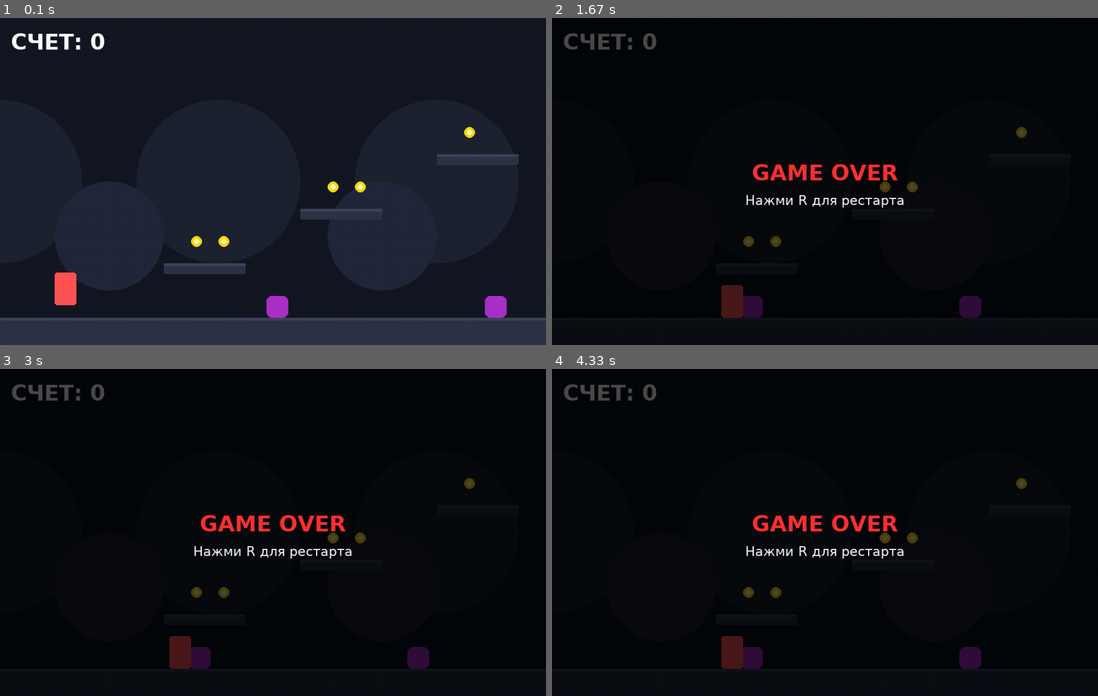
Above: before the commit, frames 1-4 (two rows, left to right).
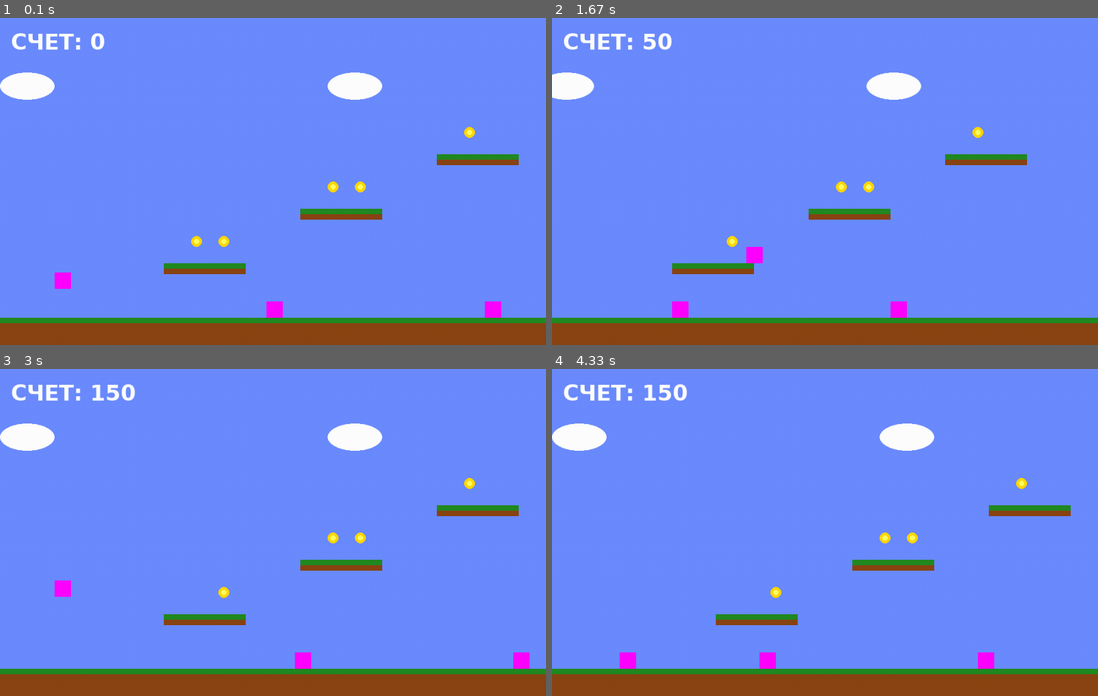
Above: after the commit, the same moments.

Repository: Folombas/PyGame2026
Game: pygame game, started from mario_game/main.py
The game is run twice, just before and just after one commit, with the same random seed, the same clock (stepped at 60 frames per second) and the same inputs.
Inputs:
- Up to frame 1 (0.1 s): no input
- Up to frame 2 (1.67 s): hold Right 0.33-0.8 s; hold Up 0.83-1.13 s; hold Right 1.17-1.63 s
- Up to frame 3 (3 s): hold Left 1.67-2.2 s; hold Left 2.23-2.63 s; hold Up from 2.67 s (still down)
- Up to frame 4 (4.33 s): release Up at 3.03 s; hold Right 3.07-3.7 s; hold Left 3.73-4.2 s; hold Left from 4.23 s (still down)

The runs differ from the first frame. In frame 1, 100% of the frame differs, in the area x 0-100%, y 0-100%; in frame 2, 100%; in frame 3, 100%; in frame 4, 100%.

Commit message:
Commit 23: Заменены примитивы на оригинальные спрайты Mario (NES)

Diff:
--- a/mario_game/main.py
+++ b/mario_game/main.py
@@ -1,7 +1,7 @@
 import pygame
 import sys
+import os
 import math
-import random
 
 # --- Настройки ---
 WIDTH, HEIGHT = 1000, 600
@@ -10,45 +10,43 @@
 JUMP_STRENGTH = -15
 PLAYER_SPEED = 6
 
-BG_COLOR = (20, 24, 35)
-PLATFORM_COLOR = (45, 52, 71)
-TEXT_COLOR = (255, 255, 255)
-
-# --- Инициализация и загрузка ассетов ---
+BG_COLOR = (107, 140, 255)  # Классический голубой фон неба
+PLATFORM_COLOR = (139, 69, 19) # Коричневый цвет земли
+
+# --- Инициализация ---
 pygame.init()
 pygame.mixer.init()
 
-# Звуки
+# --- Загрузка звуков ---
 try:
     snd_jump = pygame.mixer.Sound("assets/sounds/jump.wav")
     snd_coin = pygame.mixer.Sound("assets/sounds/coin.wav")
-    snd_hit = pygame.mixer.Sound("assets/sounds/hit.wav")
-    snd_win = pygame.mixer.Sound("assets/sounds/win.wav")
+    snd_stomp = pygame.mixer.Sound("assets/sounds/stomp.wav")
+    snd_gameover = pygame.mixer.Sound("assets/sounds/gameover.wav")
+    snd_win = pygame.mixer.Sound("assets/sounds/stage_clear.wav")
 except Exception as e:
     print(f"Ошибка загрузки звуков: {e}")
-    # Заглушки, если звуки не скачались
-    snd_jump = snd_coin = snd_hit = snd_win = None
-
+    snd_jump = snd_coin = snd_stomp = snd_gameover = snd_win = None
+
+# --- Нарезка спрайтов ---
 class SpriteSheet:
     def __init__(self, filename, frame_w, frame_h):
         try:
             self.sheet = pygame.image.load(filename).convert_alpha()
         except Exception as e:
-            print(f"Ошибка загрузки спрайта {filename}: {e}")
+            print(f"Ошибка загрузки {filename}: {e}")
             self.sheet = pygame.Surface((frame_w, frame_h), pygame.SRCALPHA)
-            pygame.draw.rect(self.sheet, (255, 0, 255), (0, 0, frame_w, frame_h)) # Розовый квадрат при ошибке
-
+            pygame.draw.rect(self.sheet, (255, 0, 255), (0, 0, frame_w, frame_h))
         self.frame_w = frame_w
         self.frame_h = frame_h
-        self.cols = self.sheet.get_width() // frame_w
-        self.rows = self.sheet.get_height() // frame_h
         self.frames = []
         self.load_frames()
 
     def load_frames(self):
-        for y in range(self.rows):
-            for x in range(self.cols):
-                rect = pygame.Rect(x * self.frame_w, y * self.frame_h, self.frame_w, self.frame_h)
+        sheet_w, sheet_h = self.sheet.get_size()
+        for y in range(0, sheet_h, self.frame_h):
+            for x in range(0, sheet_w, self.frame_w):
+                rect = pygame.Rect(x, y, self.frame_w, self.frame_h)
                 image = self.sheet.subsurface(rect)
                 self.frames.append(image)
 
@@ -57,42 +55,25 @@
             return self.frames[index]
         return self.frames[0]
 
-# Загружаем спрайты (пути могут отличаться в зависимости от версии Kenney pack)
-# Ищем файлы в папке assets/sprites/kenney
-import os
-sprite_path = "assets/sprites/kenney/PNG/Players/playerGreen_stand.png"
-if not os.path.exists(sprite_path):
-    # Пробуем другие возможные пути
-    for root, dirs, files in os.walk("assets/sprites/kenney"):
-        for file in files:
-            if "player" in file.lower() and file.endswith(".png") and "stand" in file.lower():
-                sprite_path = os.path.join(root, file)
-                break
-
-# Создаем спрайт-листы (упрощенно: один кадр для стояния, один для прыжка)
-# В реальном проекте нужно нарезать анимацию бега
-player_stand = SpriteSheet(sprite_path, 64, 64).get_frame(0) if os.path.exists(sprite_path) else None
-player_jump = player_stand # Заглушка
-
-# Для врага ищем спрайт
-enemy_path = None
-for root, dirs, files in os.walk("assets/sprites/kenney"):
-    for file in files:
-        if "slime" in file.lower() and file.endswith(".png"):
-            enemy_path = os.path.join(root, file)
-            break
-enemy_sprite = SpriteSheet(enemy_path, 64, 64).get_frame(0) if enemy_path else None
+# Загружаем Марио (в оригинале кадры 16x16, но в файле они могут быть крупнее)
+mario_sheet = SpriteSheet("assets/sprites/smallmariosheet.png", 16, 16)
+# Берем кадр для стояния (обычно первый) и прыжка
+mario_stand = mario_sheet.get_frame(0)
+mario_jump = mario_sheet.get_frame(1) if len(mario_sheet.frames) > 1 else mario_stand
+
+# Загружаем врага (Гумба)
+enemy_sheet = SpriteSheet("assets/sprites/enemysheet.png", 16, 16)
+enemy_sprite = enemy_sheet.get_frame(0)
 
 # --- Классы ---
 class Player:
     def __init__(self, x, y):
-        self.rect = pygame.Rect(x, y, 40, 60)
+        self.rect = pygame.Rect(x, y, 30, 30) # Хитбокс
         self.vx = 0
         self.vy = 0
         self.on_ground = False
         self.alive = True
         self.facing_right = True
-        self.anim_timer = 0
 
     def update(self, keys, platforms):
         self.vx = 0
@@ -137,18 +118,10 @@
         draw_rect = self.rect.copy()
         draw_rect.x -= cam_x
 
-        # Выбираем спрайт
-        if not self.on_ground and player_jump:
-            img = player_jump
-        elif player_stand:
-            img = player_stand
-        else:
-            # Заглушка, если спрайтов нет
-            pygame.draw.rect(screen, (255, 85, 85), draw_rect, border_radius=5)
-            return
-
-        # Масштабируем и отражаем при необходимости
-        scaled_img = pygame.transform.scale(img, (self.rect.width, self.rect.height))
+        img = mario_jump if not self.on_ground else mario_stand
+
+        # Масштабируем спрайт (в оригинале 16x16, нам нужно 30x30)
+        scaled_img = pygame.transform.scale(img, (30, 30))
         if not self.facing_right:
             scaled_img = pygame.transform.flip(scaled_img, True, False)
 
@@ -161,12 +134,13 @@
     def draw(self, screen, cam_x):
         draw_rect = self.rect.copy()
         draw_rect.x -= cam_x
-        pygame.draw.rect(screen, PLATFORM_COLOR, draw_rect, border_radius=3)
-        pygame.draw.rect(screen, (60, 70, 90), (draw_rect.x, draw_rect.y, draw_rect.width, 5), border_radius=3)
+        # Рисуем землю (коричневый прямоугольник с травой сверху)
+        pygame.draw.rect(screen, (139, 69, 19), draw_rect) # Земля
+        pygame.draw.rect(screen, (34, 139, 34), (draw_rect.x, draw_rect.y, draw_rect.width, 10)) # Трава
 
 class Enemy:
     def __init__(self, x, y):
-        self.rect = pygame.Rect(x, y, 40, 40)
+        self.rect = pygame.Rect(x, y, 30, 30)
         self.vx = -2
         self.alive = True
 
@@ -182,11 +156,12 @@
         draw_rect = self.rect.copy()
         draw_rect.x -= cam_x
 
-        if enemy_sprite:
-            scaled_img = pygame.transform.scale(enemy_sprite, (self.rect.width, self.rect.height))
-            screen.blit(scaled_img, (draw_rect.x, draw_rect.y))
-        else:
-            pygame.draw.rect(screen, (170, 50, 200), draw_rect, border_radius=10)
+        scaled_img = pygame.transform.scale(enemy_sprite, (30, 30))
+        # Отражаем Гумбу в зависимости от направления
+        if self.vx > 0:
+            scaled_img = pygame.transform.flip(scaled_img, True, False)
+
+        screen.blit(scaled_img, (draw_rect.x, draw_rect.y))
 
 class Coin:
     def __init__(self, x, y):
@@ -197,8 +172,9 @@
         if not self.collected:
             draw_rect = self.rect.copy()
             draw_rect.x -= cam_x
+            # Рисуем монетку (желтый кружок с бликом)
             pygame.draw.circle(screen, (255, 215, 0), draw_rect.center, 10)
-            pygame.draw.circle(screen, (255, 255, 200), draw_rect.center, 5)
+            pygame.draw.circle(screen, (255, 255, 100), draw_rect.center, 5)
 
 class Goal:
     def __init__(self, x, y):
@@ -207,8 +183,10 @@
     def draw(self, screen, cam_x):
         draw_rect = self.rect.copy()
         draw_rect.x -= cam_x
-        pygame.draw.rect(screen, (50, 255, 150), draw_rect, border_radius=5)
-        pygame.draw.polygon(screen, (255, 255, 255), [(draw_rect.centerx, draw_rect.y), (draw_rect.centerx + 30, draw_rect.y + 20), (draw_rect.centerx, draw_rect.y + 40)])
+        # Рисуем флагшток
+        pygame.draw.rect(screen, (200, 200, 200), (draw_rect.centerx, draw_rect.y, 5, draw_rect.height))
+        # Рисуем флаг
+        pygame.draw.polygon(screen, (50, 255, 50), [(draw_rect.centerx + 5, draw_rect.y + 10), (draw_rect.centerx + 40, draw_rect.y + 25), (draw_rect.centerx + 5, draw_rect.y + 40)])
 
 # --- Создание уровня ---
 def create_level():
@@ -230,23 +208,17 @@
     coins.append(Coin(850, 200))
     coins.append(Coin(1150, 350))
 
-    enemies.append(Enemy(500, HEIGHT - 90))
-    enemies.append(Enemy(900, HEIGHT - 90))
-    enemies.append(Enemy(1300, HEIGHT - 90))
+    enemies.append(Enemy(500, HEIGHT - 80))
+    enemies.append(Enemy(900, HEIGHT - 80))
+    enemies.append(Enemy(1300, HEIGHT - 80))
 
     goal = Goal(WIDTH * 2.5, HEIGHT - 150)
 
     return platforms, enemies, coins, goal
-
-def draw_parallax_bg(screen, cam_x):
-    for i in range(0, WIDTH * 3, 400):
-        pygame.draw.circle(screen, (30, 35, 50), (i - cam_x * 0.2, 300), 150)
-    for i in range(200, WIDTH * 3, 500):
-        pygame.draw.circle(screen, (35, 40, 60), (i - cam_x * 0.5, 400), 100)
 
 def main():
     screen = pygame.display.set_mode((WIDTH, HEIGHT))
-    pygame.display.set_caption("Neon Runner (Sprite Edition)")
+    pygame.display.set_caption("Super Mario Bros - PyGame Edition")
     clock = pygame.time.Clock()
     font = pygame.font.SysFont("dejavusans", 40, bold=True)
 
@@ -273,6 +245,7 @@
             keys = pygame.key.get_pressed()
             player.update(keys, platforms)
 
+            # Плавная камера
             target_cam_x = player.rect.centerx - WIDTH // 3
             cam_x += (target_cam_x - cam_x) * 0.1
             if cam_x < 0: cam_x = 0
@@ -285,10 +258,10 @@
                             enemy.alive = False
                             player.vy = -10
                             score += 100
-                            if snd_hit: snd_hit.play()
+                            if snd_stomp: snd_stomp.play()
                         else:
                             state = "GAME_OVER"
-                            if snd_hit: snd_hit.play()
+                            if snd_gameover: snd_gameover.play()
 
             for coin in coins:
                 if not coin.collected and player.rect.colliderect(coin.rect):
@@ -302,10 +275,14 @@
 
             if not player.alive:
                 state = "GAME_OVER"
+                if snd_gameover: snd_gameover.play()
 
         # --- Отрисовка ---
         screen.fill(BG_COLOR)
-        draw_parallax_bg(screen, cam_x)
+
+        # Рисуем облака (простой параллакс)
+        for i in range(0, WIDTH * 3, 600):
+            pygame.draw.ellipse(screen, (255, 255, 255), (i - cam_x * 0.3, 100, 100, 50))
 
         for p in platforms:
             p.draw(screen, cam_x)
@@ -321,7 +298,7 @@
 
         player.draw(screen, cam_x)
 
-        score_text = font.render(f"СЧЕТ: {score}", True, TEXT_COLOR)
+        score_text = font.render(f"СЧЕТ: {score}", True, (255, 255, 255))
         screen.blit(score_text, (20, 20))
 
         if state == "GAME_OVER":
@@ -330,16 +307,16 @@
             screen.blit(overlay, (0, 0))
             go_text = font.render("GAME OVER", True, (255, 50, 50))
             screen.blit(go_text, (WIDTH//2 - go_text.get_width()//2, HEIGHT//2 - 40))
-            r_text = pygame.font.SysFont("dejavusans", 24).render("Нажми R для рестарта", True, TEXT_COLOR)
+            r_text = pygame.font.SysFont("dejavusans", 24).render("Нажми R для рестарта", True, (255, 255, 255))
             screen.blit(r_text, (WIDTH//2 - r_text.get_width()//2, HEIGHT//2 + 20))
 
         elif state == "WIN":
             overlay = pygame.Surface((WIDTH, HEIGHT), pygame.SRCALPHA)
             overlay.fill((0, 0, 0, 180))
             screen.blit(overlay, (0, 0))
-            win_text = font.render("ПОБЕДА!", True, (50, 255, 150))
+            win_text = font.render("ПОБЕДА!", True, (50, 255, 50))
             screen.blit(win_text, (WIDTH//2 - win_text.get_width()//2, HEIGHT//2 - 40))
-            r_text = pygame.font.SysFont("dejavusans", 24).render("Нажми R чтобы играть снова", True, TEXT_COLOR)
+            r_text = pygame.font.SysFont("dejavusans", 24).render("Нажми R чтобы играть снова", True, (255, 255, 255))
             screen.blit(r_text, (WIDTH//2 - r_text.get_width()//2, HEIGHT//2 + 20))
 
         pygame.display.flip()
Binary file added: mario_game/assets/sprites/enemysheet.png
Binary file added: mario_game/assets/sprites/mapsheet.png
Binary file added: mario_game/assets/sprites/smallmariosheet.png
Not shown, added: mario_game/assets/sounds/gameover.wav
Not shown, removed: mario_game/assets/sounds/hit.wav
Not shown, added: mario_game/assets/sounds/stage_clear.wav
Not shown, added: mario_game/assets/sounds/stomp.wav
Not shown, removed: mario_game/assets/sounds/win.wav
Not shown, removed: mario_game/assets/sprites/kenney_platformer.zip
